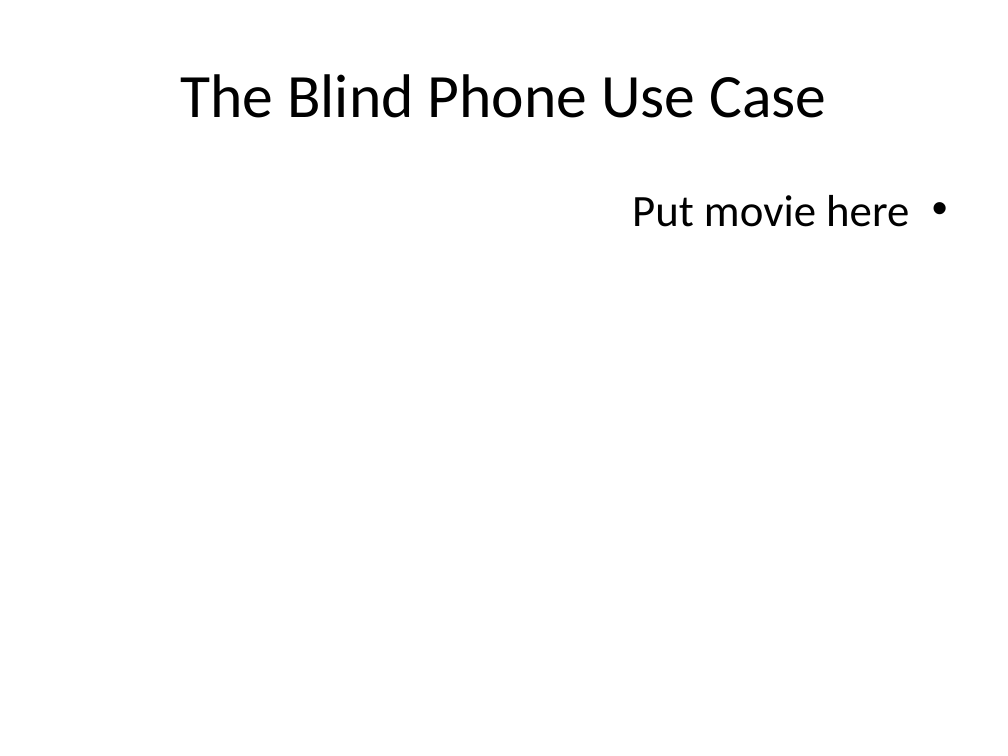
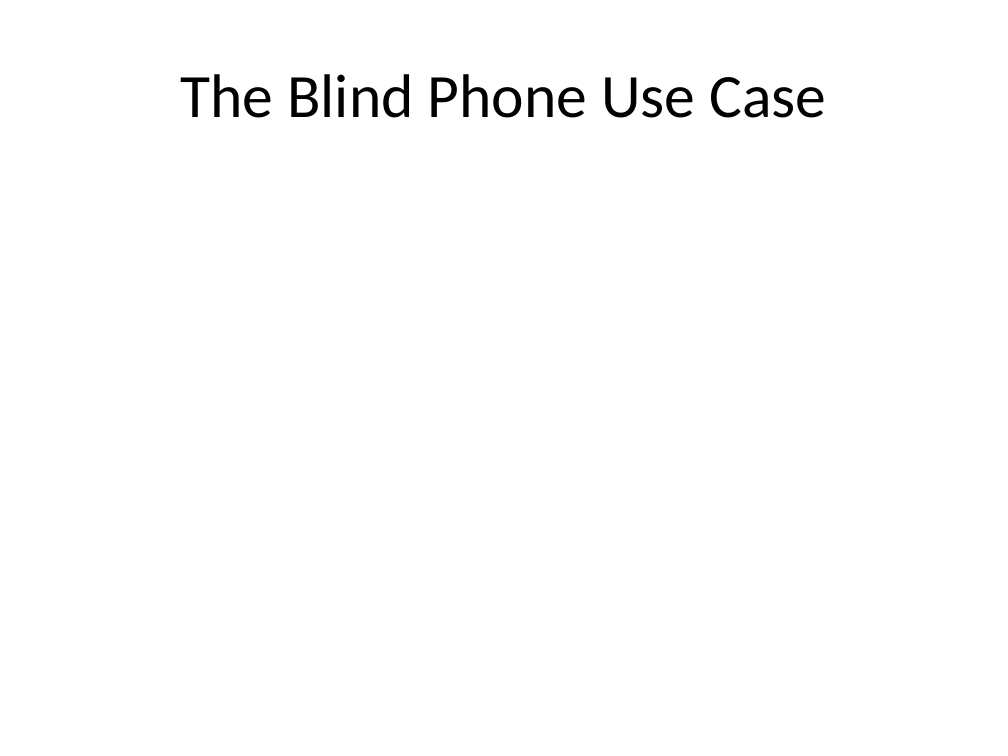
Before and after one commit to kfirt/BlindPhone, a slide deck: slide 4 of AnalyzerDemo/real life demo/Weekathon Presentation Template - blindphone.pptx. Drawn at 1008x756 pixels with LibreOffice and Linux fonts; fonts in the diff are those of the drawing. Boxes give left, top, right and bottom in pixels: in the first picture for what was removed or moved away, otherwise in the second. Text is boxed around its words. In the diff, an @@ line names an element or a change of style, - is before the commit and + after.

```diff
--- a/AnalyzerDemo/real life demo/Weekathon Presentation Template - blindphone.pptx
+++ b/AnalyzerDemo/real life demo/Weekathon Presentation Template - blindphone.pptx
@@ text removed at [632, 195, 909, 227] @@
-• Put movie here
```
Also in this commit, not shown: 1 other slide changed, 1 slide added, 1 slide removed.
